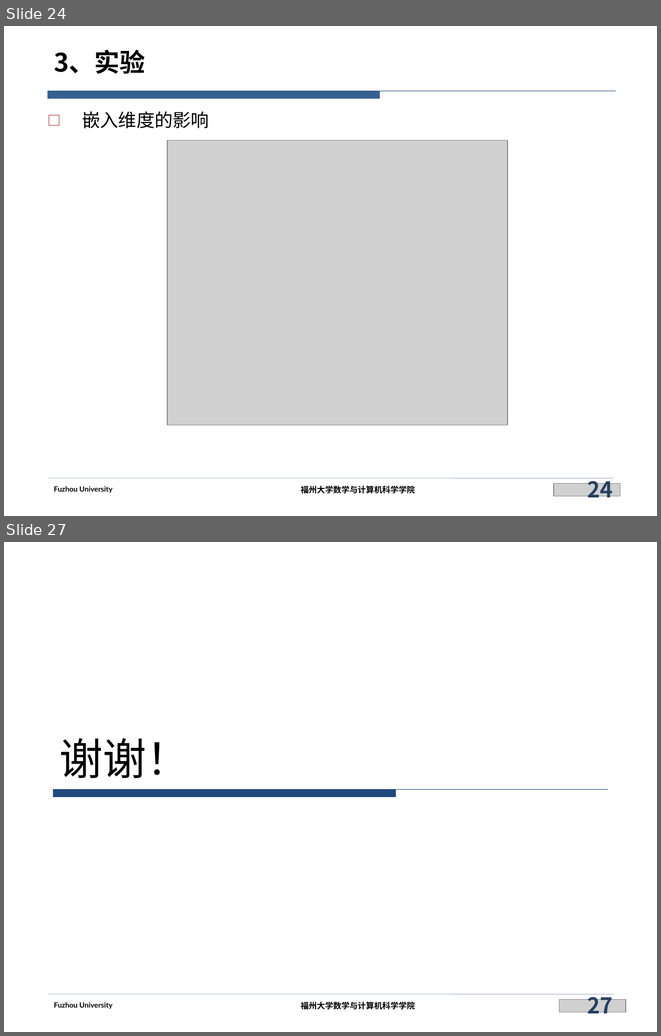
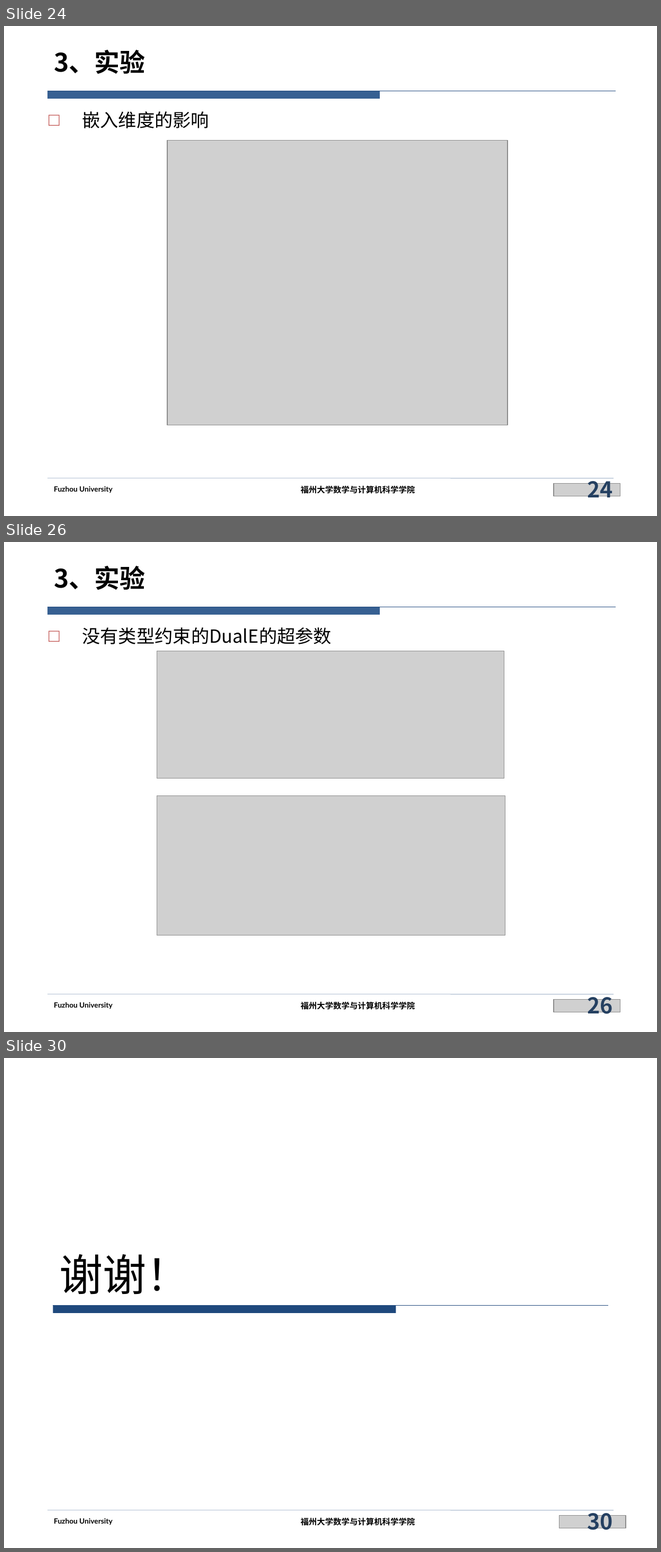
Before and after one commit to siberia0015/Paper-Report, a slide deck: 实验室/DualE/DualE.pptx. Shown one above the other, each under a label of ours: slides 24 and 27 before the commit, slides 24, 26 and 30 after it; the slides between them are not shown. The pictures are 661x1036 and 661x1552 pixels, drawn with LibreOffice and Linux fonts; fonts in the diff are those of the drawing; grey boxes stand for pictures; background and template pictures are left out. Boxes give left, top, right and bottom in pixels: in the first picture for what was removed or moved away, otherwise in the second. Text is boxed around its words. In the diff, an @@ line names an element or a change of style, - is before the commit and + after.

```diff
--- a/实验室/DualE/DualE.pptx
+++ b/实验室/DualE/DualE.pptx
@@ slide 26 added at (x1=4, y1=542, x2=657, y2=1032), background #FFFFFF; not listed: 5 template elements that a slide beside it also shows @@
@@ title added at (x1=54, y1=566, x2=145, y2=590), 28 pt, text #000000, bold @@
+3、实验
@@ text added at (x1=82, y1=627, x2=332, y2=644), 20 pt, text #000000 @@
+□ 没有类型约束的DualE的超参数
@@ picture added at (x1=157, y1=651, x2=504, y2=778) @@
@@ picture added at (x1=157, y1=796, x2=505, y2=936) @@
@@ picture added at (x1=554, y1=999, x2=620, y2=1012) @@
@@ page number added at (x1=587, y1=990, x2=612, y2=1018), 24 pt, text #254061, bold @@
+26
@@ what was slide 27 is now slide 30 @@
@@ page number at (x1=587, y1=1506, x2=612, y2=1534): text changed @@
-27
+30
```
Also in this commit, not shown: 10 slides changed, 2 other slides added.
